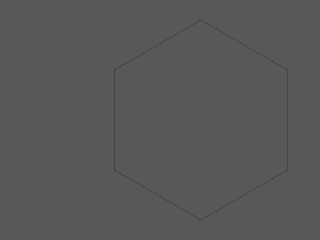
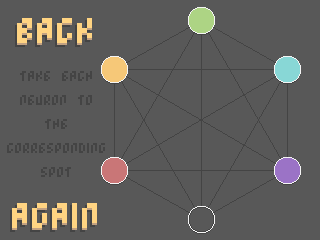
Layer changes from the first 320px x 240px image to the second:
renamed "Background" to "lbl-again", hid it, moved it above "lbl-back", painted on it over [7, 7, 301, 234]
added layer "rules" above "possible" over [7, 71, 105, 177]
added group "possible" with 6 layers above "shadows" over [101, 7, 301, 233]
added layer "possible_5" in group "possible" over [274, 157, 301, 184]
added layer "possible_4" in group "possible" over [274, 56, 301, 83]
added layer "possible_3" in group "possible" over [188, 7, 215, 34]
added layer "possible_2" in group "possible" over [101, 56, 128, 83]
added layer "shadows" above "pods" over [102, 25, 300, 234]
added layer "pods" above "paths" over [102, 8, 300, 232]
added group "paths" with 15 layers above "btn_again" over [114, 20, 288, 220]
added layer "3-5" in group "paths" over [201, 20, 288, 171]
added layer "3-4" in group "paths" over [201, 20, 288, 70]
added layer "2-5" in group "paths" over [114, 69, 288, 171]
added layer "2-3" in group "paths" over [114, 20, 202, 70]
added layer "1-4" in group "paths" over [114, 69, 288, 171]
added layer "1-3" in group "paths" over [114, 20, 202, 171]
added layer "0-5" in group "paths" over [201, 170, 288, 220]
added layer "0-4" in group "paths" over [201, 69, 288, 220]
added layer "0-2" in group "paths" over [114, 69, 202, 220]
added layer "0-1" in group "paths" over [114, 170, 202, 220]
added layer "btn_again" above "btn_back" over [10, 203, 97, 232]
added layer "btn_back" above "board-fill" over [15, 18, 92, 47]
hid "board" over [114, 20, 288, 220]
added layer "Background" over [7, 7, 301, 234]
…and 7 more changes (7 added)
